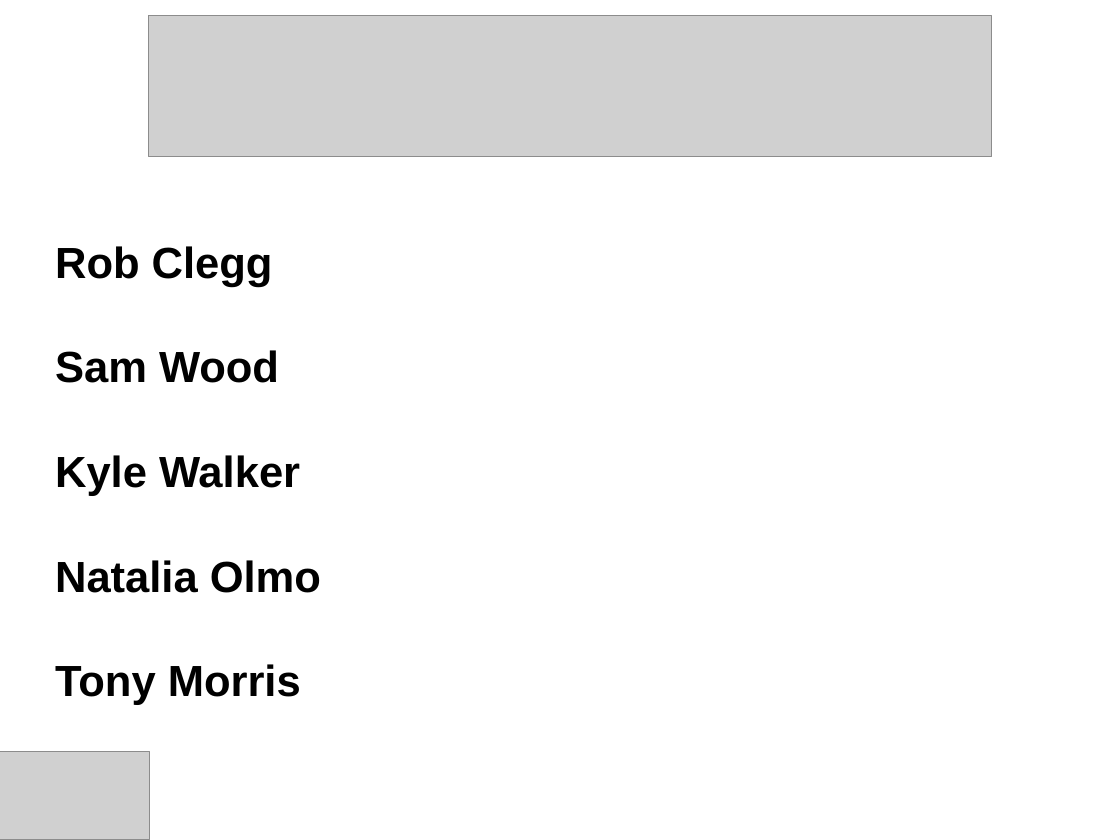
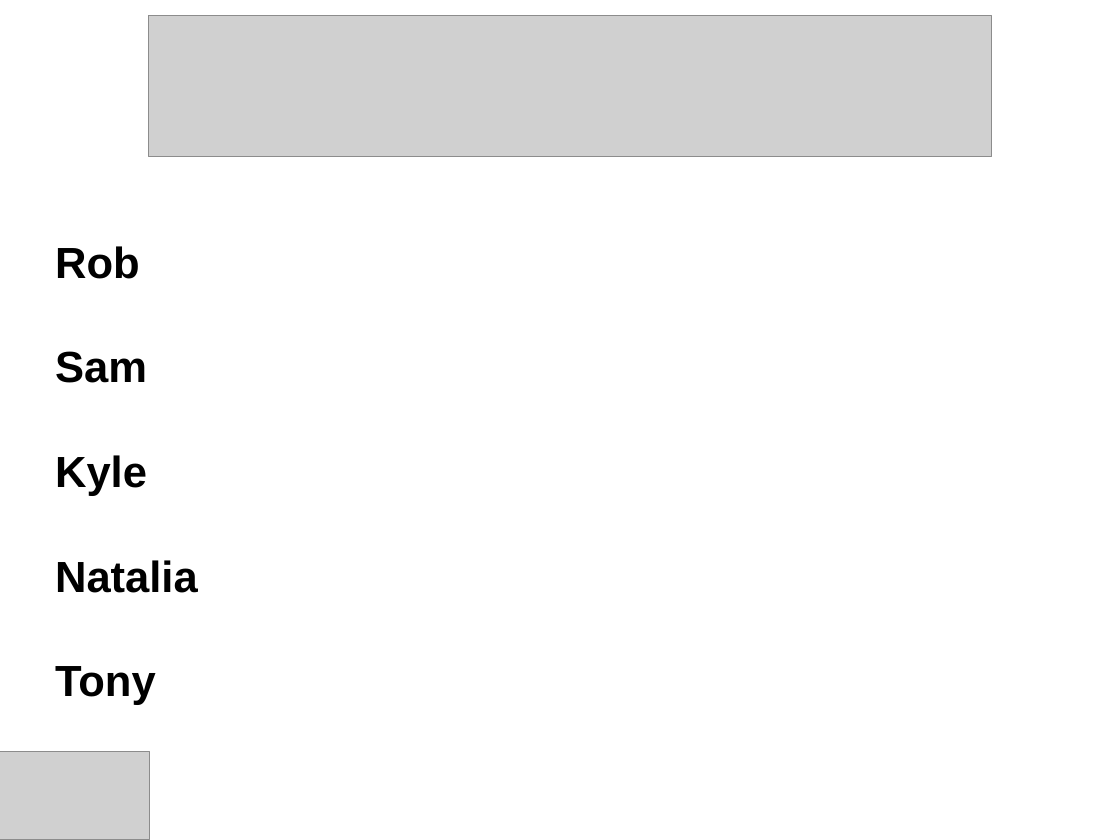
Before and after one commit to TonyDMorris/plunder-presentation, a slide deck: slide 1 of plunder.ppt. Drawn at 1120x840 pixels with LibreOffice and Linux fonts; fonts in the diff are those of the drawing; grey boxes stand for pictures; background and template pictures are left out. Boxes give left, top, right and bottom in pixels: in the first picture for what was removed or moved away, otherwise in the second. Text is boxed around its words. In the diff, an @@ line names an element or a change of style, - is before the commit and + after.

```diff
--- a/plunder.ppt
+++ b/plunder.ppt
@@ text at [55,246,198,705]: text changed @@
-Rob Clegg
-Sam Wood
-Kyle Walker
-Natalia Olmo
-Tony Morris
+Rob
+Sam
+Kyle
+Natalia
+Tony
```
Also in this commit, not shown: 1 other file.
